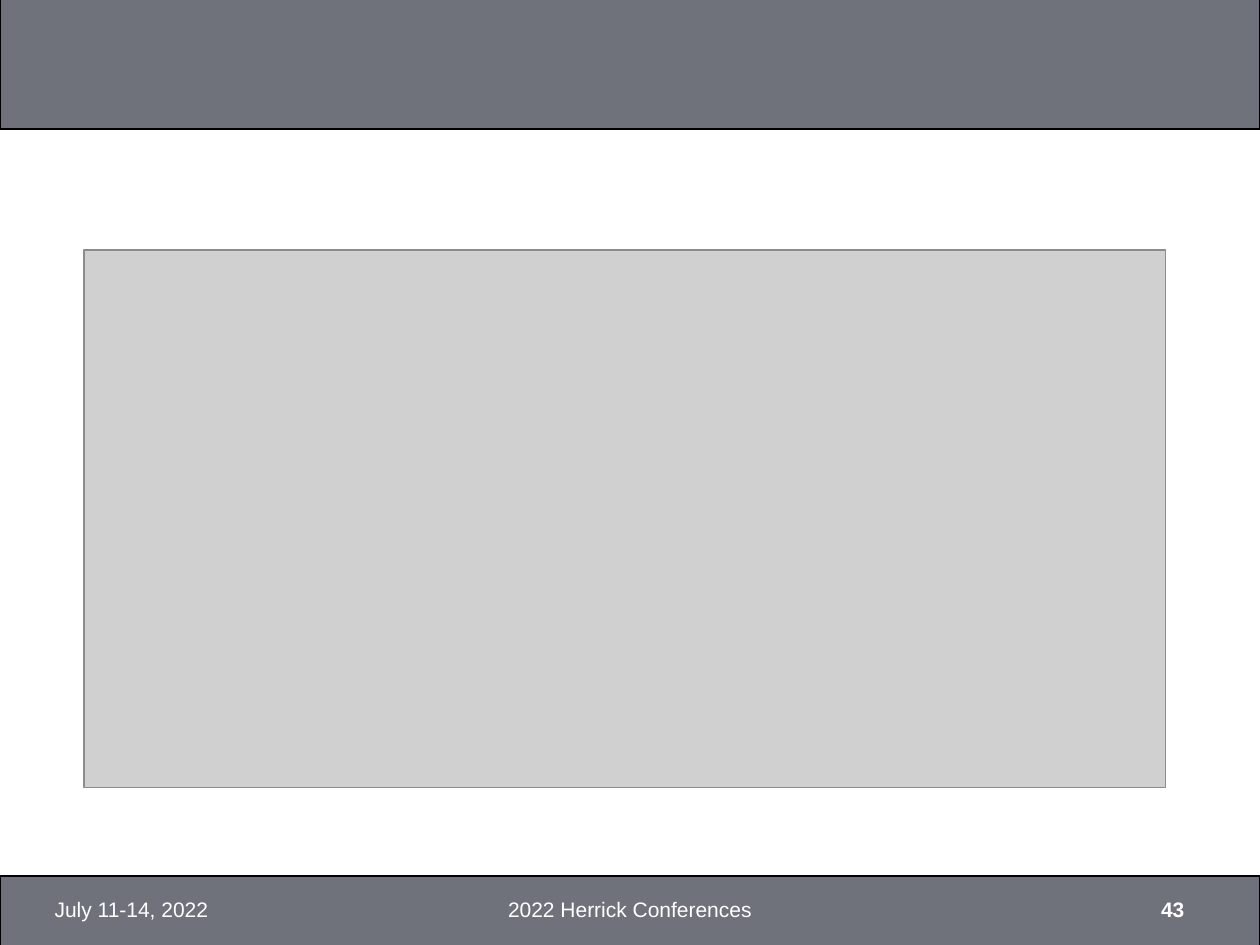
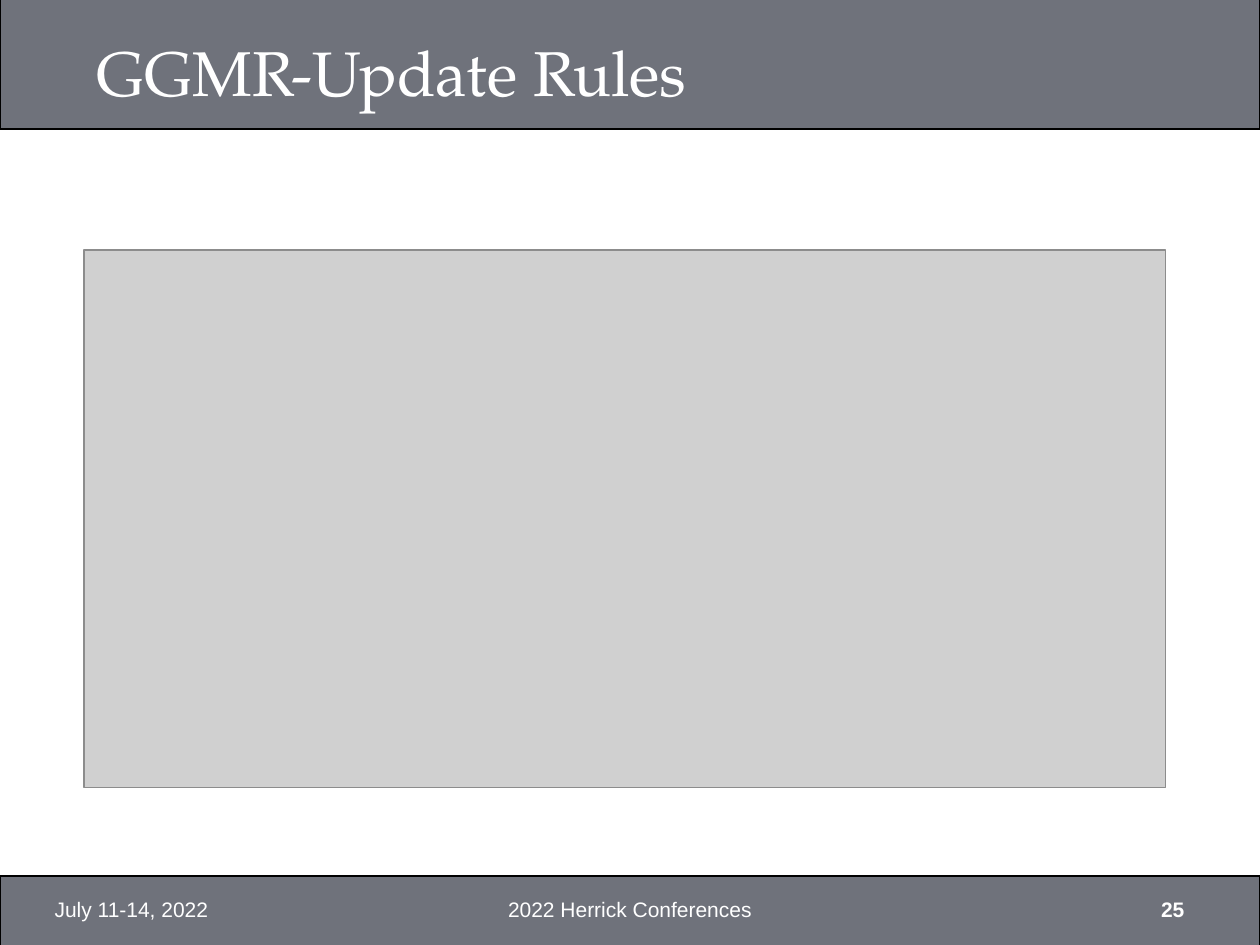
Before and after one commit to xixihaha1995/Hybrid_RC_GGMR, a slide deck: slide 25 of Final/TODO_Recordings.pptx (slide 43 before the commit). Drawn at 1260x945 pixels with LibreOffice and Linux fonts; fonts in the diff are those of the drawing; grey boxes stand for pictures; background and template pictures are left out. Boxes give left, top, right and bottom in pixels: in the first picture for what was removed or moved away, otherwise in the second. Text is boxed around its words. In the diff, an @@ line names an element or a change of style, - is before the commit and + after.

```diff
--- a/Final/TODO_Recordings.pptx
+++ b/Final/TODO_Recordings.pptx
@@ title added at bbox=[97, 50, 686, 114], 36 pt, text #FFFFFF @@
+GGMR-Update Rules
@@ page number at bbox=[1161, 902, 1184, 917]: text changed @@
-43
+25
```
Also in this commit, not shown: 19 other slides changed, 17 slides removed, 2 other files.
